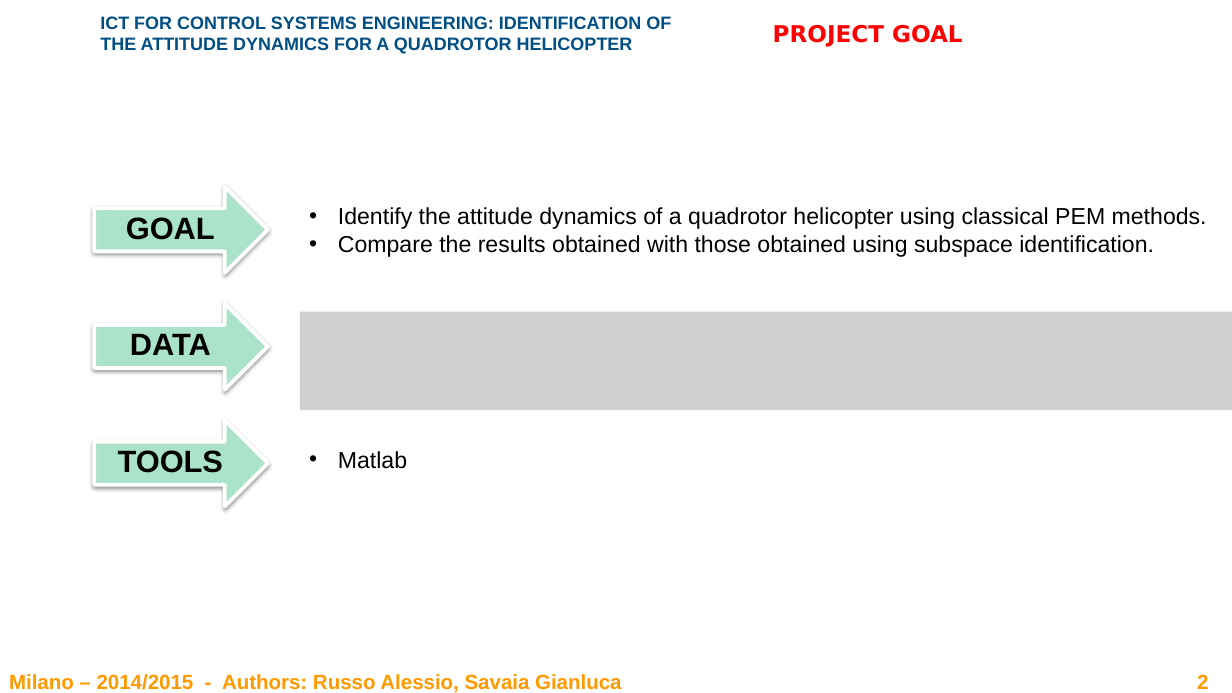
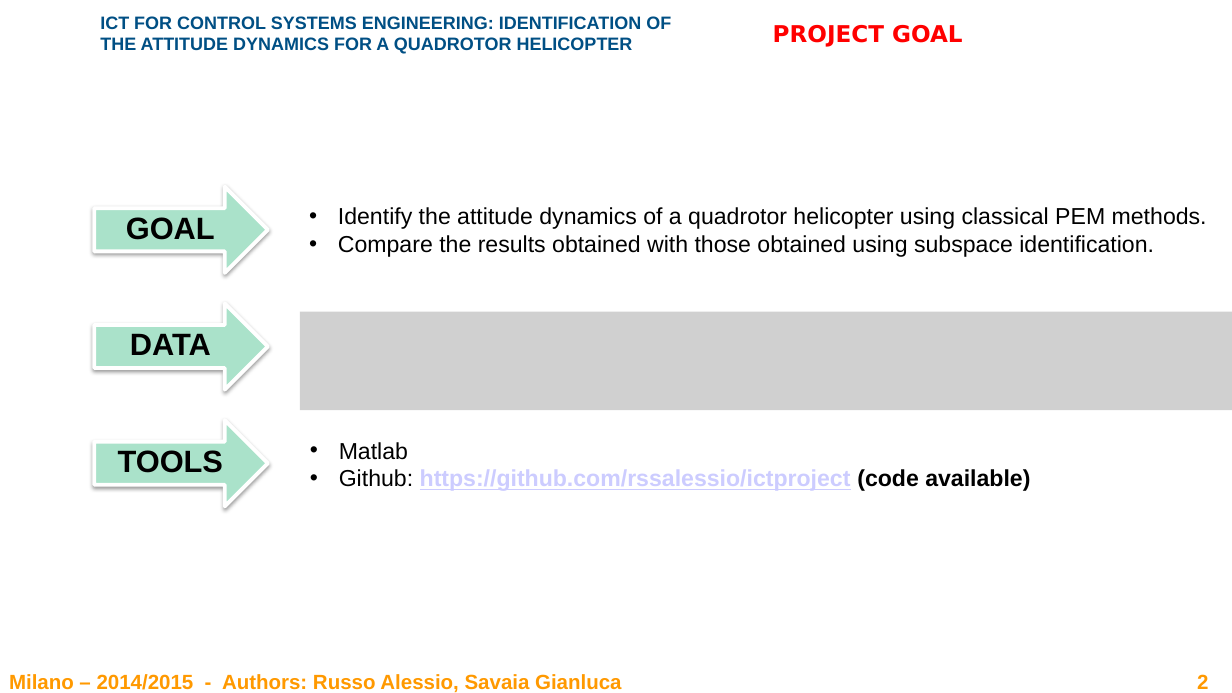
Before and after one commit to rssalessio/BlackBox-Quadrotor-Identification, a slide deck: slide 2 of report/Report.pptx. Drawn at 1232x693 pixels with LibreOffice and Linux fonts; fonts in the diff are those of the drawing; grey boxes stand for pictures; background and template pictures are left out. Boxes give left, top, right and bottom in pixels: in the first picture for what was removed or moved away, otherwise in the second. Text is boxed around its words. In the diff, an @@ line names an element or a change of style, - is before the commit and + after.

```diff
--- a/report/Report.pptx
+++ b/report/Report.pptx
@@ text "Matlab": place and size @@
-text "Matlab" at box(338, 451, 407, 469)
+text "Matlab" at box(339, 442, 1030, 491)
@@ text at box(339, 469, 1030, 491): paragraph added @@
+• Github: https://github.com/rssalessio/ictproject (code available)
```
Also in this commit, not shown: 3 other slides changed, 11 slides added, 14 other files.
